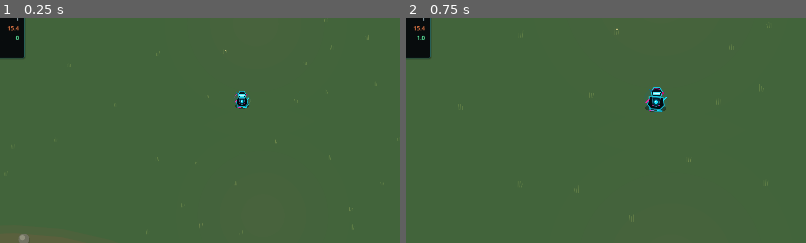
Above: before the commit, frames 1-2 (left to right).
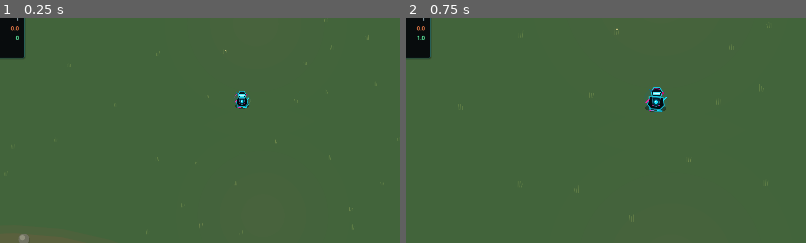
Above: after the commit, the same moments.

Repository: Quest79/GodotVSCodex
Game: Godot game, scene res://scenes/main/game.tscn
Two runs of this game, one before a commit and one after it. Both use one fixed random seed, a clock stepped at 60 frames per second and the inputs below.
Inputs (mouse positions are % of the whole screen's width and height, from its top left):
- Up to frame 1 (0.25 s): no input
- Up to frame 2 (0.75 s): tap Enter at 0.5 s; move the mouse to (72, 45) at 0.52 s; hold D (move_right) from 0.53 s (still down); hold Z (cycle_camera_zoom) from 0.53 s (still down); click (72, 45) at 0.67 s
The pictures show only the part of the screen within x 20-70%, y 32-82%; the shares and areas given below are measured in that part.

The runs differ from the first frame. In frame 1, less than 0.1% of the frame differs, in the area x 2-5%, y 3-6%; in frame 2, less than 0.1%.
Error after the commit: Parse Error: Too many arguments for "setup()" call. Expected at most 14 but received 17. (res://scenes/combat/auto_weapon.gd:65)

Commit message:
Pass Chain Lightning projectile parameters

Diff:
--- a/scenes/combat/auto_weapon.gd
+++ b/scenes/combat/auto_weapon.gd
@@ -61,7 +61,10 @@
 			float(skill_config.get(&"affliction_duration", skill_config.get(&"burn_duration", 0.0))) * float(skill_config.get(&"duration_multiplier", 1.0)),
 			float(skill_config.get(&"burn_damage_per_second", 0.0)),
 			float(skill_config.get(&"chill_duration", 0.0)) * float(skill_config.get(&"duration_multiplier", 1.0)),
-			float(skill_config.get(&"freeze_buildup_multiplier", 0.0))
+			float(skill_config.get(&"freeze_buildup_multiplier", 0.0)),
+			roundi(float(skill_config.get(&"chain_count", 0.0))),
+			float(skill_config.get(&"chain_radius", 0.0)),
+			float(skill_config.get(&"chain_damage_multiplier", 1.0))
 		)
 
 func _find_nearest_enemies(limit: int) -> Array[Enemy]:
